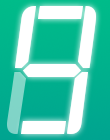
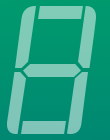
Comparing the layer stacks of the two 110px x 140px images. Changes:
renamed "Layer 2" to "Back", painted on it over 0, 0, 110, 140
